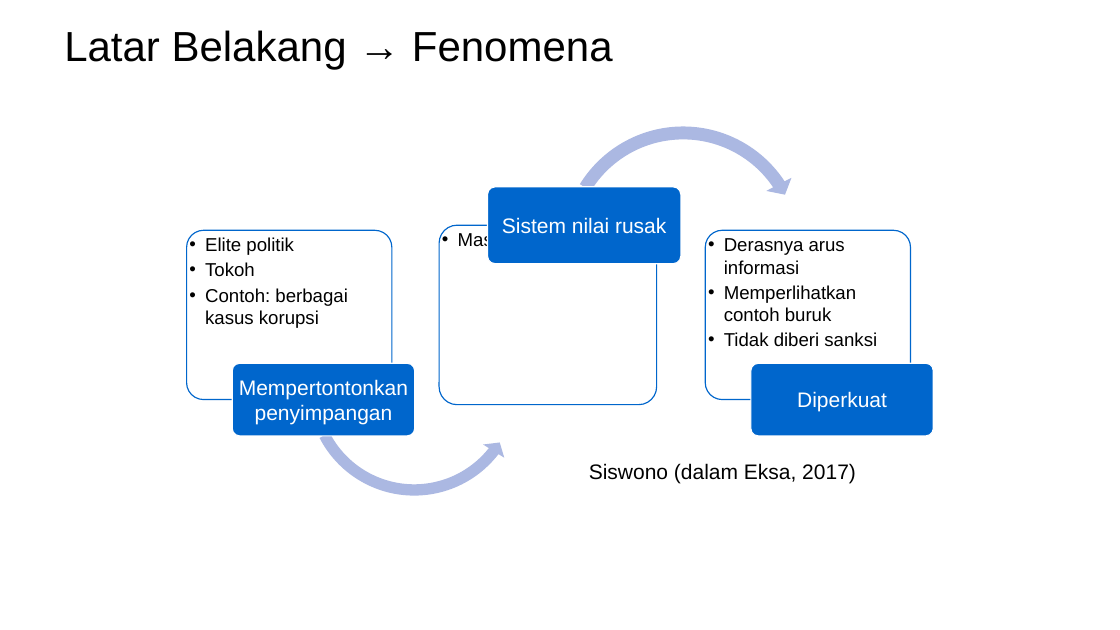
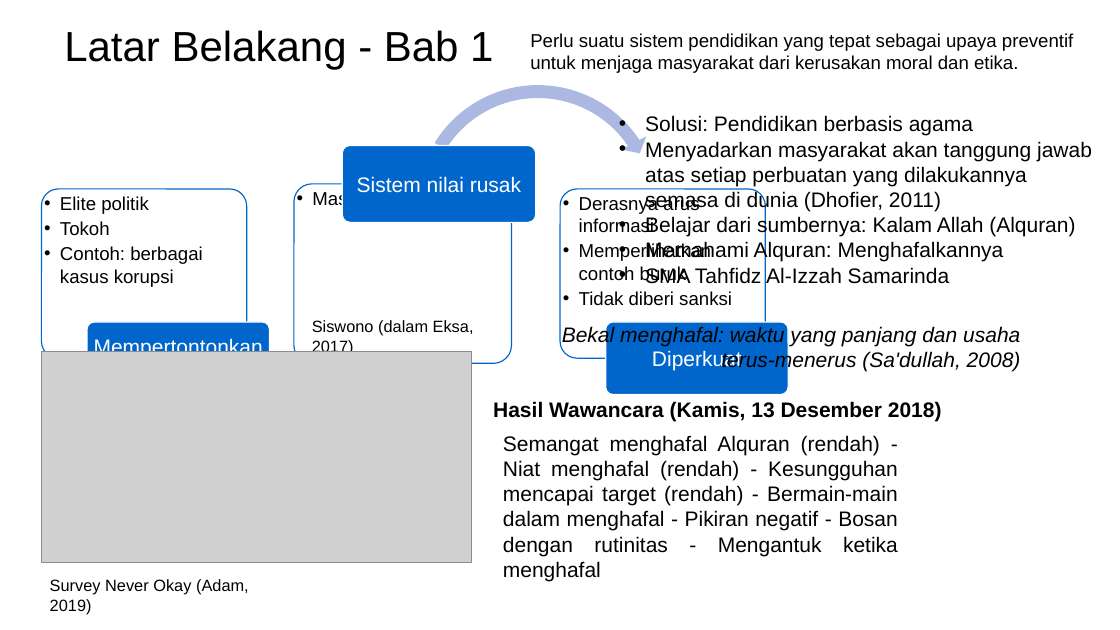
Before and after one commit to mzaini30/skripsi, a slide deck: slide 2 of seminar proposal.pptx (slide 3 before the commit). Drawn at 1120x630 pixels with LibreOffice and Linux fonts; fonts in the diff are those of the drawing; grey boxes stand for pictures; background and template pictures are left out. Boxes give left, top, right and bottom in pixels: in the first picture for what was removed or moved away, otherwise in the second. Text is boxed around its words. In the diff, an @@ line names an element or a change of style, - is before the commit and + after.

```diff
--- a/seminar proposal.pptx
+++ b/seminar proposal.pptx
@@ title at <box>64,30,493,69</box>: text changed @@
-Latar Belakang → Fenomena
+Latar Belakang - Bab 1
@@ text added at <box>530,33,1073,73</box>, 16 pt, text #000000 @@
+Perlu suatu sistem pendidikan yang tepat sebagai upaya preventif untuk menjaga masyarakat dari kerusakan moral dan etika.
@@ text added at <box>645,115,1092,284</box>, 18 pt, text #000000 @@
+• Solusi: Pendidikan berbasis agama
+• Menyadarkan masyarakat akan tanggung jawab atas setiap perbuatan yang dilakukannya semasa di dunia (Dhofier, 2011)
+• Belajar dari sumbernya: Kalam Allah (Alquran)
+• Memahami Alquran: Menghafalkannya
+• SMA Tahfidz Al-Izzah Samarinda
@@ rounded rectangle: place and size @@
-rounded rectangle at <box>706,230,911,400</box>
+rounded rectangle at <box>41,189,246,359</box>
@@ rounded rectangle: place and size @@
-rounded rectangle at <box>187,230,392,400</box>
+rounded rectangle at <box>294,184,512,364</box>
@@ rounded rectangle: place and size @@
-rounded rectangle at <box>439,225,657,405</box>
+rounded rectangle at <box>560,189,765,359</box>
@@ text "Siswono (dalam Eksa, 2017)": place and size @@
-text "Siswono (dalam Eksa, 2017)" at <box>589,463,856,484</box>
+text "Siswono (dalam Eksa, 2017)" at <box>312,320,474,352</box>
@@ text "Siswono (dalam Eksa, 2017)" at <box>312,320,474,352</box>: size 18 to 14 pt @@
@@ text added at <box>562,325,1021,372</box>, 18 pt, text #000000, italic @@
+Bekal menghafal: waktu yang panjang dan usaha terus-menerus (Sa'dullah, 2008)
@@ 6 texts, 3 rounded rectangles, 1 circular arrow, 1 left circular arrow: place and size @@
-6 texts, 3 rounded rectangles, 1 circular arrow, 1 left circular arrow at <box>205,118,933,502</box>
+6 texts, 3 rounded rectangles, 1 circular arrow, 1 left circular arrow at <box>60,77,788,461</box>
@@ picture added at <box>41,351,471,562</box> @@
@@ text added at <box>493,401,942,422</box>, 18 pt, text #000000, bold @@
+Hasil Wawancara (Kamis, 13 Desember 2018)
@@ text added at <box>503,435,898,581</box>, 18 pt, text #000000 @@
+Semangat menghafal Alquran (rendah) - Niat menghafal (rendah) - Kesungguhan mencapai target (rendah) - Bermain-main dalam menghafal - Pikiran negatif - Bosan dengan rutinitas - Mengantuk ketika menghafal
@@ text added at <box>50,579,249,614</box>, 14 pt, text #000000 @@
+Survey Never Okay (Adam, 2019)
```
Also in this commit, not shown: 1 other slide changed, 13 slides removed, 4 other files.
